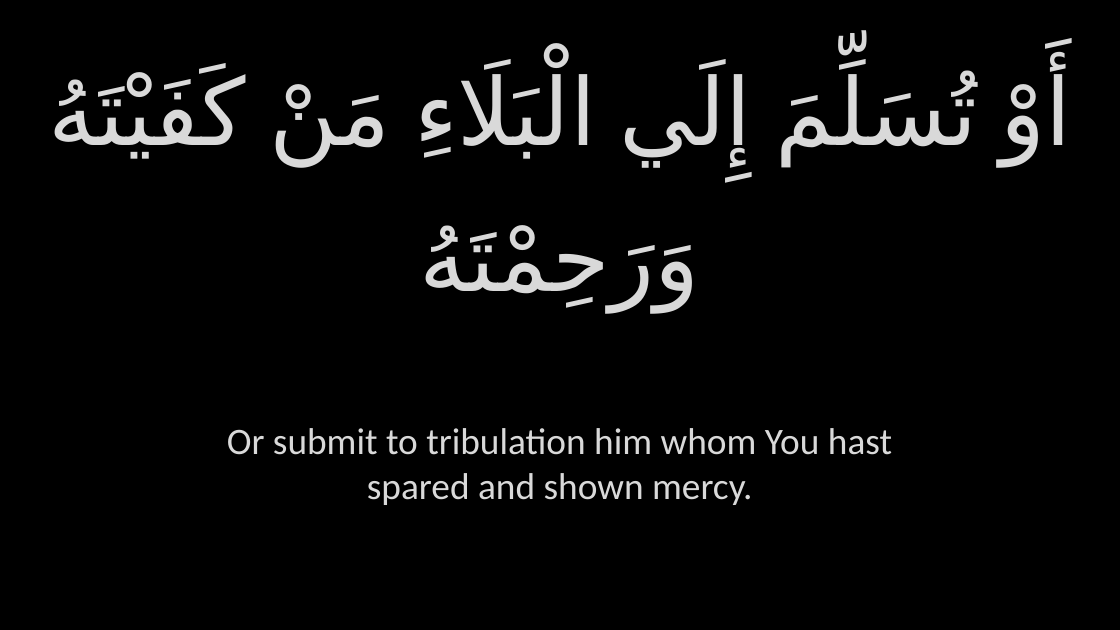
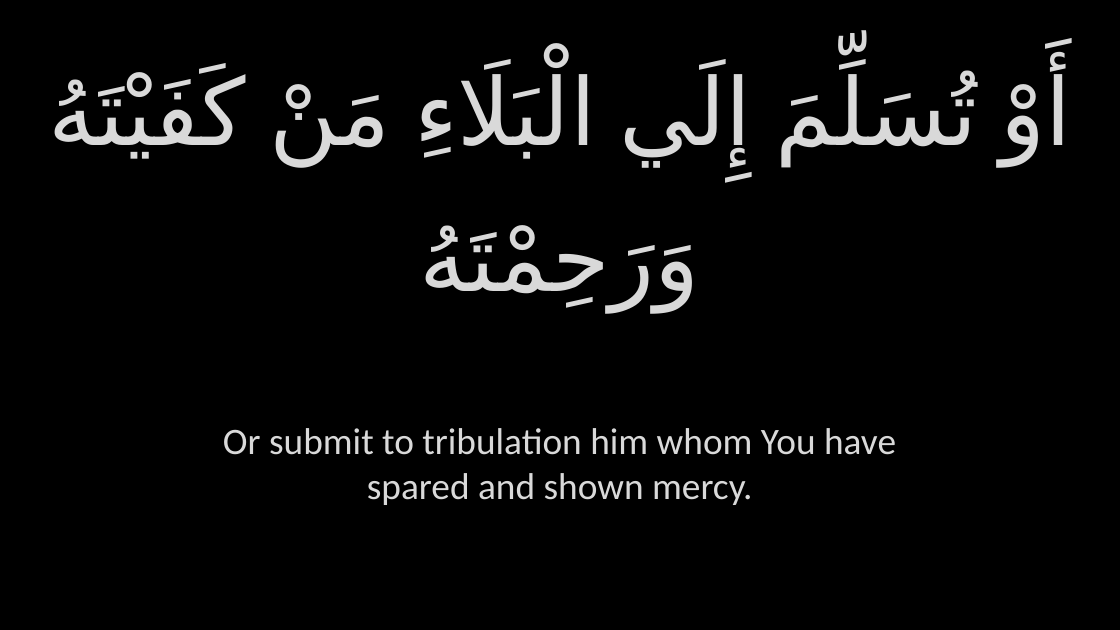
Before and after one commit to GhayurH/Slides, a slide deck: slide 99 of Slides/PPTs/Aza - Dua Kumayl.pptx. Drawn at 1120x630 pixels with LibreOffice and Linux fonts; fonts in the diff are those of the drawing; background and template pictures are left out. Boxes give left, top, right and bottom in pixels: in the first picture for what was removed or moved away, otherwise in the second. Text is boxed around its words. In the diff, an @@ line names an element or a change of style, - is before the commit and + after.

```diff
--- a/Slides/PPTs/Aza - Dua Kumayl.pptx
+++ b/Slides/PPTs/Aza - Dua Kumayl.pptx
@@ text at <box>223,428,896,505</box>: text changed @@
-Or submit to tribulation him whom You hast spared and shown mercy.
+Or submit to tribulation him whom You have spared and shown mercy.
```
Also in this commit, not shown: 64 other slides changed, 10 other files.
